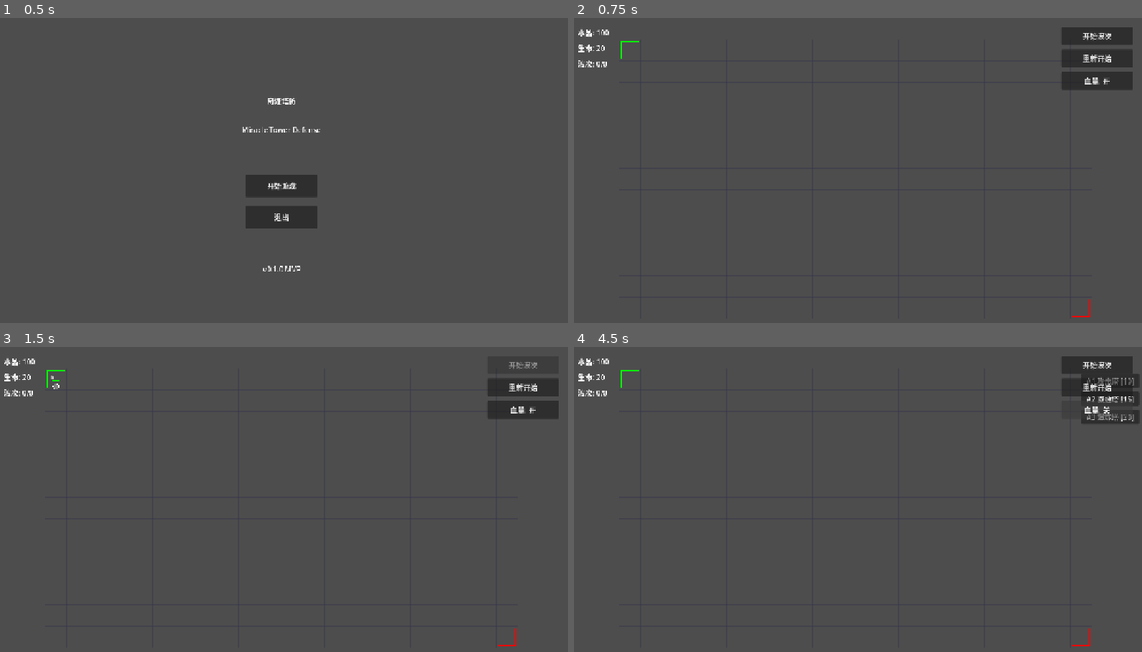
Above: before the commit, frames 1-4 (two rows, left to right).
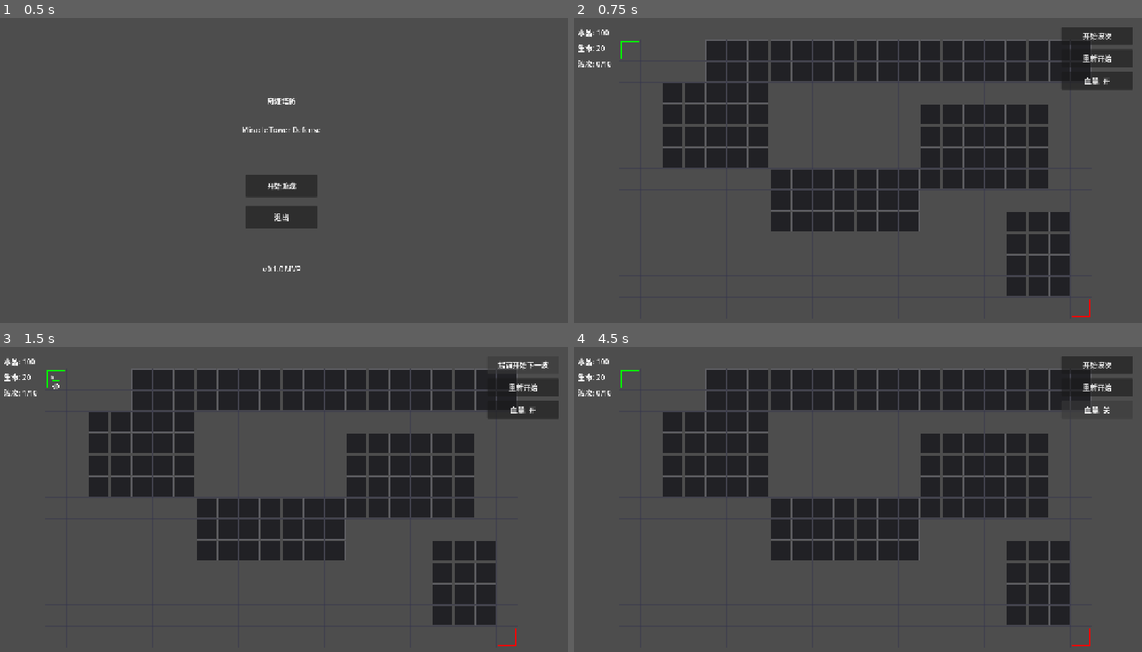
Above: after the commit, the same moments.

Repository: xrs1112/-
Game: Godot game, scene res://scenes/main_menu.tscn
The game is run twice, just before and just after one commit, with the same random seed, the same clock (stepped at 60 frames per second) and the same inputs.
Inputs:
- Up to frame 1 (0.5 s): no input
- Up to frame 2 (0.75 s): click "开始游戏" at 0.5 s
- Up to frame 3 (1.5 s): click "开始波次" at 1.25 s
- Up to frame 4 (4.5 s): click "重新开始" at 2 s; click "开始波次" at 2.75 s; click "重新开始" at 3.5 s; click "血量: 开" at 4.25 s

Frame 1 is identical in both runs. In frame 2, 24% of the frame differs, in the area x 5-91%, y 7-92%; in frame 3, 24%; in frame 4, 24%, in the area x 5-100%, y 7-92%.

Commit message:
v0.2.2: 五关封禁地图与流程修复

Diff:
--- a/scripts/bullet.gd
+++ b/scripts/bullet.gd
@@ -9,6 +9,7 @@
 var color: Color = Color.YELLOW
 
 func _ready() -> void:
+	add_to_group("bullet")
 	queue_redraw()
 
 func setup(tgt: Node2D, dmg: float, spd: float, clr: Color) -> void:
--- a/scripts/enemies/boss_entanglement.gd
+++ b/scripts/enemies/boss_entanglement.gd
@@ -23,10 +23,14 @@
 		return
 
 	var actual_damage = damage * (1.0 - armor)
-	shared_health -= actual_damage
+	shared_health = max(0.0, shared_health - actual_damage)
+	current_health = shared_health
+	queue_redraw()
 
 	if linked_boss and not linked_boss.is_dead:
 		linked_boss.shared_health = shared_health
+		linked_boss.current_health = shared_health
+		linked_boss.queue_redraw()
 		if shared_health <= 0:
 			linked_boss._check_death()
 
@@ -45,7 +49,11 @@
 	if linked_boss and not linked_boss.is_dead and linked_boss.shared_health > 0:
 		resurrecting = false
 		shared_health = max_health
+		current_health = shared_health
 		linked_boss.shared_health = shared_health
+		linked_boss.current_health = shared_health
+		queue_redraw()
+		linked_boss.queue_redraw()
 		modulate.a = 1.0
 	else:
 		die_boss()
--- a/scripts/enemies/enemy_tier.gd
+++ b/scripts/enemies/enemy_tier.gd
@@ -47,5 +47,5 @@
 
 	# 血量数字
 	if GameState.show_hp_numbers:
-		var hp_text = "%d" % max(0, ceil(current_health))
+		var hp_text = "%d" % max(0, int(ceil(current_health)))
 		draw_string(ThemeDB.fallback_font, Vector2(-10, bar_y - 3), hp_text, HORIZONTAL_ALIGNMENT_LEFT, -1, 10)
--- a/scripts/enemy.gd
+++ b/scripts/enemy.gd
@@ -169,5 +169,5 @@
 
 	# 血量数字
 	if GameState.show_hp_numbers:
-		var hp_text = "%d/%d" % [max(0, ceil(current_health)), max_health]
+		var hp_text = "%d/%d" % [max(0, int(ceil(current_health))), int(max_health)]
 		draw_string(ThemeDB.fallback_font, Vector2(-16, bar_y - 4), hp_text, HORIZONTAL_ALIGNMENT_LEFT, -1, 10)
--- a/scripts/game_grid.gd
+++ b/scripts/game_grid.gd
@@ -13,8 +13,9 @@
 static var START_CELL = Vector2i(0, 0)
 static var GOAL_CELL = Vector2i(21, 12)
 
-# 网格数据：0=空, 1=塔, 2=起点, 3=终点
+# 网格数据：0=空, 1=塔, 2=起点, 3=终点, 4=封禁区
 var grid: Array = []
+var blocked_rects: Array = []
 
 # 塔引用
 var tower_at_cell: Dictionary = {}   # Vector2i → TowerBase
@@ -36,11 +37,30 @@
 		for col in range(GRID_COLS):
 			row_data.append(0)
 		grid.append(row_data)
-	# 标记起点和终点
+
+	# 应用当前关卡封禁区：不可通过，也不可建塔。
+	for rect in blocked_rects:
+		for y in range(rect.position.y, rect.position.y + rect.size.y):
+			for x in range(rect.position.x, rect.position.x + rect.size.x):
+				var cell = Vector2i(x, y)
+				if is_valid_cell(cell):
+					grid[y][x] = 4
+
+	# 标记起点和终点。即使设计失误覆盖到封禁区，也保证入口/出口可用。
 	grid[START_CELL.y][START_CELL.x] = 2
 	grid[GOAL_CELL.y][GOAL_CELL.x] = 3
 
+func load_map(new_blocked_rects: Array) -> void:
+	blocked_rects = new_blocked_rects
+	tower_at_cell.clear()
+	_init_grid()
+	grid_changed.emit()
+	queue_redraw()
+
 func _draw() -> void:
+	if grid.is_empty():
+		return
+
 	# 绘制网格线
 	for row in range(GRID_ROWS + 1):
 		var y = GRID_OFFSET.y + row * CELL_SIZE
@@ -49,6 +69,14 @@
 		var x = GRID_OFFSET.x + col * CELL_SIZE
 		draw_line(Vector2(x, GRID_OFFSET.y), Vector2(x, GRID_OFFSET.y + GRID_ROWS * CELL_SIZE), Color(0.2, 0.2, 0.3, 0.4), 1.0)
 
+	# 绘制封禁区
+	for row in range(GRID_ROWS):
+		for col in range(GRID_COLS):
+			if grid[row][col] == 4:
+				var pos = cell_to_world(Vector2i(col, row))
+				draw_rect(Rect2(pos - Vector2(22, 22), Vector2(44, 44)), Color(0.08, 0.08, 0.1, 0.78))
+				draw_rect(Rect2(pos - Vector2(22, 22), Vector2(44, 44)), Color(0.45, 0.45, 0.5, 0.45), false, 1.0)
+
 	# 绘制起点和终点
 	var start_pos = cell_to_world(START_CELL)
 	var goal_pos = cell_to_world(GOAL_CELL)
@@ -65,9 +93,9 @@
 
 func world_to_cell(world_pos: Vector2) -> Vector2i:
 	var local = world_pos - GRID_OFFSET
-	var col = int(local.x / CELL_SIZE)
-	var row = int(local.y / CELL_SIZE)
-	return Vector2i(clampi(col, 0, GRID_COLS - 1), clampi(row, 0, GRID_ROWS - 1))
+	var col = floori(local.x / CELL_SIZE)
+	var row = floori(local.y / CELL_SIZE)
+	return Vector2i(col, row)
 
 func cell_to_world(cell: Vector2i) -> Vector2:
 	return GRID_OFFSET + Vector2(cell.x * CELL_SIZE + CELL_SIZE / 2, cell.y * CELL_SIZE + CELL_SIZE / 2)
@@ -103,6 +131,7 @@
 		return false
 
 	tower_at_cell[cell] = tower
+	tower_placed.emit(cell, tower)
 	grid_changed.emit()
 	queue_redraw()
 	return true
@@ -120,6 +149,11 @@
 # === A* 寻路 ===
 
 func find_path(from_cell: Vector2i, to_cell: Vector2i) -> Array[Vector2i]:
+	if not is_valid_cell(from_cell) or not is_valid_cell(to_cell):
+		return []
+	if not is_cell_walkable(from_cell) or not is_cell_walkable(to_cell):
+		return []
+
 	# A* 算法
 	var open_set = [from_cell]
 	var came_from: Dictionary = {}
--- a/scripts/game_manager.gd
+++ b/scripts/game_manager.gd
@@ -23,47 +23,60 @@
 # 状态
 var selected_tower_type: String = ""
 var selected_tower: TowerBase = null
-
-# 波次数据（15波，5个层级递进）
+var next_level_btn: Button = null
+
+# 波次数据（10波，5个层级递进）
 var level_1_waves = [
-	# 波 1-3: T1 基础
 	[{"path": "res://scripts/enemies/enemy_tier.gd", "count": 6,  "interval": 1.5, "tier": 1}],
 	[{"path": "res://scripts/enemies/enemy_tier.gd", "count": 8,  "interval": 1.3, "tier": 1}],
-	[{"path": "res://scripts/enemies/enemy_tier.gd", "count": 10, "interval": 1.2, "tier": 1}],
-	# 波 4-6: T1+T2 混搭
-	[{"path": "res://scripts/enemies/enemy_tier.gd", "count": 6,  "interval": 1.2, "tier": 1},
+	[{"path": "res://scripts/enemies/enemy_tier.gd", "count": 5,  "interval": 1.2, "tier": 1},
 	 {"path": "res://scripts/enemies/enemy_tier.gd", "count": 3,  "interval": 2.0, "tier": 2}],
-	[{"path": "res://scripts/enemies/enemy_tier.gd", "count": 5,  "interval": 1.0, "tier": 1},
-	 {"path": "res://scripts/enemies/enemy_tier.gd", "count": 5,  "interval": 1.5, "tier": 2}],
 	[{"path": "res://scripts/enemies/enemy_tier.gd", "count": 8,  "interval": 1.0, "tier": 2}],
-	# 波 7-9: T2+T3 混搭
 	[{"path": "res://scripts/enemies/enemy_tier.gd", "count": 5,  "interval": 1.2, "tier": 2},
 	 {"path": "res://scripts/enemies/enemy_tier.gd", "count": 3,  "interval": 2.0, "tier": 3}],
-	[{"path": "res://scripts/enemies/enemy_tier.gd", "count": 4,  "interval": 1.0, "tier": 2},
-	 {"path": "res://scripts/enemies/enemy_tier.gd", "count": 4,  "interval": 1.5, "tier": 3}],
 	[{"path": "res://scripts/enemies/enemy_tier.gd", "count": 6,  "interval": 1.3, "tier": 3}],
-	# 波 10-12: T3+T4 混搭
 	[{"path": "res://scripts/enemies/enemy_tier.gd", "count": 4,  "interval": 1.2, "tier": 3},
 	 {"path": "res://scripts/enemies/enemy_tier.gd", "count": 2,  "interval": 2.5, "tier": 4}],
-	[{"path": "res://scripts/enemies/enemy_tier.gd", "count": 3,  "interval": 1.0, "tier": 3},
-	 {"path": "res://scripts/enemies/enemy_tier.gd", "count": 3,  "interval": 1.5, "tier": 4}],
 	[{"path": "res://scripts/enemies/enemy_tier.gd", "count": 4,  "interval": 1.3, "tier": 4}],
-	# 波 13-14: T4+T5 混搭
 	[{"path": "res://scripts/enemies/enemy_tier.gd", "count": 3,  "interval": 1.2, "tier": 4},
 	 {"path": "res://scripts/enemies/enemy_tier.gd", "count": 2,  "interval": 2.5, "tier": 5}],
-	[{"path": "res://scripts/enemies/enemy_tier.gd", "count": 2,  "interval": 1.0, "tier": 4},
-	 {"path": "res://scripts/enemies/enemy_tier.gd", "count": 3,  "interval": 2.0, "tier": 5}],
-	# 波 15: T5 Boss 波
-	[{"path": "res://scripts/enemies/enemy_tier.gd", "count": 5,  "interval": 2.0, "tier": 5}],
+	[{"path": "res://scripts/enemies/enemy_tier.gd", "count": 4,  "interval": 2.0, "tier": 5}],
 ]
 
+# 5 个关卡地图：blocked_rects 中的矩形格子为封禁区，不可通过、不可建塔。
+# 坐标基于 22×13 网格，入口固定 (0,0)，出口固定 (21,12)。
+var level_maps = [
+	{
+		"name": "第1关：裂谷回廊",
+		"blocked_rects": [Rect2i(4, 0, 18, 2), Rect2i(2, 2, 5, 4), Rect2i(7, 6, 7, 3), Rect2i(14, 3, 6, 4), Rect2i(18, 8, 3, 4)],
+	},
+	{
+		"name": "第2关：双门石阵",
+		"blocked_rects": [Rect2i(3, 0, 2, 5), Rect2i(7, 3, 3, 7), Rect2i(13, 0, 3, 5), Rect2i(16, 7, 3, 5), Rect2i(1, 8, 5, 2), Rect2i(10, 10, 4, 2)],
+	},
+	{
+		"name": "第3关：环形祭坛",
+		"blocked_rects": [Rect2i(5, 2, 3, 3), Rect2i(9, 2, 4, 2), Rect2i(14, 2, 3, 3), Rect2i(5, 7, 3, 3), Rect2i(10, 6, 3, 3), Rect2i(15, 7, 3, 3), Rect2i(2, 4, 2, 5), Rect2i(19, 4, 2, 5)],
+	},
+	{
+		"name": "第4关：峡谷断层",
+		"blocked_rects": [Rect2i(3, 1, 6, 2), Rect2i(6, 4, 6, 2), Rect2i(9, 7, 6, 2), Rect2i(12, 10, 6, 2), Rect2i(15, 2, 2, 5), Rect2i(1, 7, 4, 2)],
+	},
+	{
+		"name": "第5关：终末迷阵",
+		"blocked_rects": [Rect2i(2, 1, 4, 3), Rect2i(7, 0, 3, 5), Rect2i(11, 2, 5, 2), Rect2i(17, 1, 3, 4), Rect2i(3, 6, 5, 2), Rect2i(9, 5, 3, 5), Rect2i(13, 8, 5, 2), Rect2i(18, 6, 2, 5), Rect2i(5, 10, 3, 2)],
+	},
+]
+
 func _ready() -> void:
-	GameState.reset()
+	if GameState.current_level < 1 or GameState.current_level > level_maps.size():
+		GameState.current_level = 1
 	_setup_ui_connections()
 	_setup_signals()
-	wave_manager.load_wave_data(level_1_waves)
+	_start_current_level()
 
 func _setup_ui_connections() -> void:
+	_ensure_next_level_button()
 	$UI/StartWaveBtn.pressed.connect(_on_start_wave)
 	$UI/RestartBtn.pressed.connect(_on_restart)
 	$UI/HPBtn.pressed.connect(_on_toggle_hp)
@@ -72,12 +85,60 @@
 	$UI/BuildMenu/BtnQuarkTrap.pressed.connect(func(): _on_tower_selected("quark_trap"))
 	$UI/TowerMenu/BtnUpgrade.pressed.connect(_on_upgrade_tower)
 	$UI/TowerMenu/BtnSell.pressed.connect(_on_sell_tower)
+	next_level_btn.pressed.connect(_on_next_level)
+
+func _ensure_next_level_button() -> void:
+	next_level_btn = $UI.get_node_or_null("NextLevelBtn") as Button
+	if next_level_btn:
+		return
+	next_level_btn = Button.new()
+	next_level_btn.name = "NextLevelBtn"
+	next_level_btn.visible = false
+	next_level_btn.text = "挑战下一关"
+	next_level_btn.offset_left = 560
+	next_level_btn.offset_top = 430
+	next_level_btn.offset_right = 720
+	next_level_btn.offset_bottom = 475
+	$UI.add_child(next_level_btn)
 
 func _setup_signals() -> void:
 	GameState.game_won.connect(_on_victory)
 	GameState.game_lost.connect(_on_defeat)
-	wave_manager.all_waves_finished.connect(_on_all_waves_done)
+	wave_manager.all_waves_finished_signal.connect(_on_all_waves_done)
 	wave_manager.wave_ready.connect(_on_wave_ready)
+	wave_manager.countdown_changed.connect(_on_countdown_changed)
+
+func _start_current_level() -> void:
+	GameState.reset()
+	_clear_level_runtime()
+	_setup_map_for_current_level()
+	wave_manager.load_wave_data(level_1_waves)
+
+	victory_label.visible = false
+	defeat_label.visible = false
+	next_level_btn.visible = false
+	$UI/StartWaveBtn.disabled = false
+	$UI/StartWaveBtn.text = "开始波次"
+	$UI/HPBtn.text = "血量: " + ("开" if GameState.show_hp_numbers else "关")
+
+func _setup_map_for_current_level() -> void:
+	var map_index = clampi(GameState.current_level - 1, 0, level_maps.size() - 1)
+	GameState.current_level = map_index + 1
+	var map_data = level_maps[map_index]
+	grid_map.load_map(map_data["blocked_rects"])
+	victory_label.text = "%s 通过！" % map_data["name"]
+
+func _clear_level_runtime() -> void:
+	_cancel_all()
+	for enemy in get_tree().get_nodes_in_group("enemy"):
+		if is_instance_valid(enemy):
+			enemy.queue_free()
+	for bullet in get_tree().get_nodes_in_group("bullet"):
+		if is_instance_valid(bullet):
+			bullet.queue_free()
+	for tower in grid_map.tower_at_cell.values():
+		if is_instance_valid(tower):
+			tower.queue_free()
 
 func _input(event: InputEvent) -> void:
 	if GameState.game_over:
@@ -92,7 +153,7 @@
 		_cancel_all()
 
 func _is_mouse_over_ui(mouse_pos: Vector2) -> bool:
-	var ui_nodes = [$UI/StartWaveBtn, $UI/BuildMenu, $UI/TowerMenu]
+	var ui_nodes = [$UI/StartWaveBtn, $UI/BuildMenu, $UI/TowerMenu, next_level_btn]
 	for node in ui_nodes:
 		if node and node is Control and node.visible:
 			if node.get_global_rect().has_point(mouse_pos):
@@ -174,9 +235,8 @@
 
 func _on_upgrade_tower() -> void:
 	if selected_tower and selected_tower.level < 3:
-		var cost = selected_tower.get_upgrade_cost()
-		if GameState.spend_crystals(cost):
-			selected_tower.upgrade()
+		# TowerBase.upgrade() 内部负责扣费，避免重复扣水晶。
+		selected_tower.upgrade()
 	_cancel_all()
 
 func _on_sell_tower() -> void:
@@ -201,10 +261,10 @@
 			enemy.recalculate_path()
 
 func _on_start_wave() -> void:
-	if GameState.wave_active or GameState.game_over:
-		return
-	$UI/StartWaveBtn.disabled = true
+	if GameState.game_over:
+		return
 	wave_manager.start_wave()
+	$UI/StartWaveBtn.text = "提前开始下一波"
 
 func _on_restart() -> void:
 	get_tree().reload_current_scene()
@@ -217,13 +277,30 @@
 		enemy.queue_redraw()
 
 func _on_all_waves_done() -> void:
-	$UI/StartWaveBtn.text = "全部完成"
-	$UI/StartWaveBtn.text = "全部完成"
+	$UI/StartWaveBtn.disabled = true
+	if GameState.current_level < level_maps.size():
+		$UI/StartWaveBtn.text = "本关完成"
+		next_level_btn.text = "挑战第%d关" % (GameState.current_level + 1)
+		next_level_btn.visible = true
+	else:
+		$UI/StartWaveBtn.text = "全部完成"
+		victory_label.text = "5个关卡全部完成！"
+		next_level_btn.visible = false
+	GameState.trigger_game_over(true)
+
+func _on_next_level() -> void:
+	if GameState.current_level >= level_maps.size():
+		return
+	GameState.current_level += 1
+	_start_current_level()
 
 func _on_wave_ready() -> void:
 	$UI/StartWaveBtn.disabled = false
 	$UI/StartWaveBtn.text = "开始波次"
 
+func _on_countdown_changed(remaining: float) -> void:
+	$UI/StartWaveBtn.text = "下波 %ds" % int(ceil(max(remaining, 0.0)))
+
 func _on_victory() -> void:
 	victory_label.visible = true
 
--- a/scripts/game_state.gd
+++ b/scripts/game_state.gd
@@ -36,6 +36,12 @@
 	wave_active = false
 	game_paused = false
 	game_over = false
+	show_hp_numbers = true
+
+	# 场景重载时 HUD 子节点会先于 GameManager _ready，重置后必须主动刷新 UI。
+	crystals_changed.emit(crystals)
+	lives_changed.emit(lives)
+	wave_changed.emit(current_wave)
 
 func add_crystals(amount: int) -> void:
 	crystals += amount
@@ -49,10 +55,9 @@
 	return false
 
 func lose_life(amount: int = 1) -> void:
-	lives -= amount
+	lives = max(0, lives - amount)
 	lives_changed.emit(lives)
 	if lives <= 0:
-		lives = 0
 		trigger_game_over(false)
 
 func trigger_game_over(won: bool) -> void:
--- a/scripts/hud.gd
+++ b/scripts/hud.gd
@@ -11,6 +11,7 @@
 
 	update_crystals(GameState.crystals)
 	update_lives(GameState.lives)
+	update_wave(GameState.current_wave)
 	GameState.crystals_changed.connect(update_crystals)
 	GameState.lives_changed.connect(update_lives)
 	GameState.wave_changed.connect(update_wave)
--- a/scripts/map_debug.gd
+++ b/scripts/map_debug.gd
@@ -1,80 +1,48 @@
-# MapDebug - 地图调试可视化
-# 绘制路径线、建造位标记、敌人移动轨迹
+# MapDebug - 网格地图调试可视化
+# 兼容当前 GameGrid/A* 系统：绘制敌人当前路径和可建造格。
 extends Node2D
 
-var enemy_path: Path2D
-var build_positions: Array[Vector2] = []
+@export var draw_enemy_paths: bool = true
+@export var draw_buildable_cells: bool = false
+
+var grid_map: GameGrid = null
 
 func _ready() -> void:
-	# 延迟一帧确保曲线已生成
 	await get_tree().process_frame
-	_setup_references()
+	grid_map = get_tree().get_first_node_in_group("grid_map") as GameGrid
 	queue_redraw()
-
-func _setup_references() -> void:
-	enemy_path = get_node_or_null("../EnemyPath")
-	var markers = get_tree().get_nodes_in_group("build_position")
-	for marker in markers:
-		if marker is Node2D:
-			build_positions.append(marker.position)
 
 func _process(_delta: float) -> void:
 	queue_redraw()
 
 func _draw() -> void:
-	_draw_path()
-	_draw_build_positions()
-	_draw_enemies()
+	if not grid_map:
+		return
+	if draw_buildable_cells:
+		_draw_buildable_cells()
+	if draw_enemy_paths:
+		_draw_enemy_paths()
 
-func _draw_path() -> void:
-	if not enemy_path or not enemy_path.curve:
-		return
-	var curve = enemy_path.curve
-	if curve.point_count < 2:
+func _draw_buildable_cells() -> void:
+	for row in range(GameGrid.GRID_ROWS):
+		for col in range(GameGrid.GRID_COLS):
+			var cell = Vector2i(col, row)
+			if grid_map.is_cell_empty(cell):
+				var pos = to_local(grid_map.cell_to_world(cell))
+				draw_rect(Rect2(pos - Vector2(20, 20), Vector2(40, 40)), Color(0.2, 0.8, 0.2, 0.12))
+
+func _draw_enemy_paths() -> void:
+	for enemy in get_tree().get_nodes_in_group("enemy"):
+		if enemy is EnemyBase and not enemy.is_dead:
+			_draw_single_enemy_path(enemy)
+
+func _draw_single_enemy_path(enemy: EnemyBase) -> void:
+	if enemy.path.is_empty() or enemy.path_index >= enemy.path.size():
 		return
 
-	# 绘制路径线（灰色虚线）
-	var points = curve.get_baked_points()
-	if points.size() < 2:
-		return
-
-	for i in range(points.size() - 1):
-		draw_line(points[i], points[i + 1], Color(0.5, 0.5, 0.5, 0.6), 2.0, true)
-
-	# 绘制路径节点（小圆点）
-	for i in range(curve.point_count):
-		var pt = curve.get_point_position(i)
-		draw_circle(pt, 5, Color(0.3, 0.8, 1.0, 0.8))
-
-	# 起点和终点标记
-	if curve.point_count >= 2:
-		var start = curve.get_point_position(0)
-		var end = curve.get_point_position(curve.point_count - 1)
-		draw_circle(start, 10, Color.GREEN, false, 2.0)
-		draw_circle(end, 10, Color.RED, false, 2.0)
-		draw_string(ThemeDB.fallback_font, start + Vector2(12, -4), "起点")
-		draw_string(ThemeDB.fallback_font, end + Vector2(12, -4), "终点")
-
-func _draw_build_positions() -> void:
-	for pos in build_positions:
-		draw_circle(pos, 18, Color(0.2, 0.7, 0.2, 0.3))
-		draw_circle(pos, 18, Color(0.3, 0.9, 0.3, 0.6), false, 1.5)
-		draw_circle(pos, 3, Color.WHITE, false, 1.0)
-
-func _draw_enemies() -> void:
-	if not enemy_path:
-		return
-	for child in enemy_path.get_children():
-		if child is EnemyBase and not child.is_dead:
-			var pos = child.global_position
-			var color = Color.RED
-			if child.enemy_name == "虚粒子":
-				color = Color(0.6, 0.3, 1.0, 0.8)
-			elif child.enemy_name == "自由电子":
-				color = Color(0.3, 0.8, 1.0, 0.9)
-			elif child.enemy_name == "质子团":
-				color = Color(1.0, 0.6, 0.2, 0.8)
-			elif child.enemy_name == "量子纠缠对":
-				color = Color(1.0, 0.2, 0.2, 0.9)
-			draw_circle(pos, 10, color)
-			draw_circle(pos, 10, color, false, 2.0)
+	var prev = to_local(enemy.global_position)
+	for i in range(enemy.path_index, enemy.path.size()):
+		var next = to_local(grid_map.cell_to_world(enemy.path[i]))
+		draw_line(prev, next, Color(0.1, 0.8, 1.0, 0.55), 2.0)
+		draw_circle(next, 3.0, Color(0.1, 0.8, 1.0, 0.75))
+		prev = next
--- a/scripts/tower.gd
+++ b/scripts/tower.gd
@@ -23,6 +23,7 @@
 var grid_cell: Vector2i = Vector2i(-1, -1)
 var tower_color: Color = Color.WHITE
 var total_invested: int = 0  # 累计投入（建造+升级费用）
+var range_visible: bool = false
 
 # 信号
 signal tower_upgraded(tower: TowerBase)
@@ -116,17 +117,19 @@
 	return int(total_invested * pct)
 
 func show_range() -> void:
+	range_visible = true
 	queue_redraw()
 
 func hide_range() -> void:
+	range_visible = false
 	queue_redraw()
 
 func _refresh_visual() -> void:
 	_setup_visual()
 
 func _draw() -> void:
-	# 绘制攻击范围圆
-	if placed:
+	# 只在选中塔时绘制攻击范围圆
+	if placed and range_visible:
 		draw_circle(Vector2.ZERO, attack_range, Color(1.0, 1.0, 1.0, 0.1), false, 1.0)
 
 	# 绘制方向指示
--- a/scripts/wave_manager.gd
+++ b/scripts/wave_manager.gd
@@ -1,144 +1,128 @@
-# WaveManager v2 - 波次管理器 (网格版)
-# 敌人在起点生成，不再使用 Path2D
-
+# WaveManager v3 - 支持多波同时进行
 class_name WaveManager
 extends Node
 
 var wave_data: Array = []
-var current_wave_index: int = 0
-var enemies_to_spawn: int = 0
-var spawn_interval: float = 1.0
-var spawn_timer: float = 0.0
-var wave_delay: float = 5.0
-var wave_delay_timer: float = 0.0
-var is_wave_active: bool = false
-var is_spawning: bool = false
-var all_waves_complete: bool = false
+var next_spawn_index: int = 0     # 下一波要生成的索引
+var completed_waves: int = 0      # 已完成的波次
+var active_spawns: Array = []     # 活跃的生成队列
 
-var spawn_queue: Array = []
-var current_spawn_entry: Dictionary = {}
-var current_spawn_count: int = 0
+var wave_delay: float = 60.0
+var countdown_timer: float = 0.0
+var is_countdown: bool = false
+var all_waves_finished: bool = false
 
 @export var enemy_container: NodePath
-@export var spawn_world_pos: Vector2 = Vector2(136, 72)  # 起点世界坐标
+@export var spawn_world_pos: Vector2 = Vector2(136, 72)
 
 signal wave_started(wave_index: int)
 signal wave_completed(wave_index: int)
-signal all_waves_finished()
+signal all_waves_finished_signal()
 signal wave_ready()
+signal countdown_changed(remaining: float)
 
 func _ready() -> void:
-	wave_delay_timer = wave_delay
+	pass
 
 func _process(delta: float) -> void:
 	if GameState.game_over or GameState.game_paused:
 		return
-	if all_waves_complete:
+	if all_waves_finished:
 		return
 
-	if not is_wave_active:
-		return  # 等待手动点击「开始波次」
+	# 处理倒计时
+	if is_countdown:
+		countdown_timer -= delta
+		countdown_changed.emit(max(countdown_timer, 0.0))
+		if countdown_timer <= 0:
+			is_countdown = false
+			start_wave()
+		return
 
-	if is_spawning:
-		spawn_timer -= delta
-		if spawn_timer <= 0:
-			_spawn_one_enemy()
-			spawn_timer = current_spawn_entry.get("interval", 1.0)
+	# 处理活跃生成队列
+	for spawn in active_spawns:
+		spawn["timer"] -= delta
+		if spawn["timer"] <= 0 and spawn["remaining"] > 0:
+			_spawn_one(spawn)
+			spawn["timer"] = spawn["interval"]
 
-	# 当前波次生成完毕 + 场上敌人清空 → 波次结束
-	if not is_spawning and current_wave_index > 0 and _all_enemies_cleared():
-		_end_current_wave()
+	# 清理已完成的队列
+	active_spawns = active_spawns.filter(func(s): return s["remaining"] > 0)
 
-func _end_current_wave() -> void:
-	is_wave_active = false
-	GameState.wave_active = false
-	wave_completed.emit(current_wave_index - 1)
-
-	# 检查是否所有波次完成
-	if current_wave_index >= wave_data.size():
-		all_waves_complete = true
-		all_waves_finished.emit()
-	else:
-		# 恢复按钮，等待下一波
-		wave_ready.emit()
+	# 所有队列空 + 场上无敌方 → 已启动波次完成
+	if active_spawns.is_empty() and _all_enemies_cleared():
+		if completed_waves < next_spawn_index:
+			while completed_waves < next_spawn_index:
+				completed_waves += 1
+				wave_completed.emit(completed_waves)
+			_check_done()
 
 func load_wave_data(data: Array) -> void:
 	wave_data = data
 	GameState.total_waves = wave_data.size()
-	current_wave_index = 0
-	wave_delay_timer = 3.0
+	GameState.current_wave = 0
+	GameState.wave_active = false
+	next_spawn_index = 0
+	completed_waves = 0
+	active_spawns.clear()
+	is_countdown = false
+	all_waves_finished = false
+	GameState.wave_changed.emit(GameState.current_wave)
 
 func start_wave() -> void:
-	_start_next_wave()
-
-func _start_next_wave() -> void:
-	if current_wave_index >= wave_data.size():
-		all_waves_complete = true
-		all_waves_finished.emit()
+	if next_spawn_index >= wave_data.size():
 		return
 
-	is_wave_active = true
-	GameState.current_wave = current_wave_index + 1
+	is_countdown = false
+	countdown_timer = 0
+
+	var groups = wave_data[next_spawn_index]
+	for g in groups:
+		active_spawns.append({
+			"script": g["path"],
+			"interval": g["interval"],
+			"timer": 0.0,
+			"remaining": g["count"],
+			"tier": g.get("tier", 1),
+		})
+
+	GameState.current_wave = next_spawn_index + 1
 	GameState.wave_active = true
-	wave_started.emit(current_wave_index)
+	GameState.wave_changed.emit(GameState.current_wave)
+	wave_started.emit(next_spawn_index)
+	next_spawn_index += 1
 
-	var wave_entry = wave_data[current_wave_index]
-	spawn_queue.clear()
-	for group in wave_entry:
-		spawn_queue.append({
-			"path": group["path"],
-			"count": group["count"],
-			"interval": group["interval"],
-			"tier": group.get("tier", 1)
-		})
-	_advance_spawn_queue()
-
-func _advance_spawn_queue() -> void:
-	if spawn_queue.is_empty():
-		is_spawning = false
-		return
-	current_spawn_entry = spawn_queue.pop_front()
-	current_spawn_count = 0
-	spawn_timer = 0.0
-	is_spawning = true
-
-func _spawn_one_enemy() -> void:
-	if current_spawn_count >= current_spawn_entry.get("count", 0):
-		_advance_spawn_queue()
-		if not is_spawning:
-			return
-		spawn_timer = current_spawn_entry.get("interval", 1.0)
-		return
-
-	var script_path = current_spawn_entry["path"]
-	var enemy_script = load(script_path)
-	if not enemy_script:
-		push_error("无法加载: " + script_path)
+func _spawn_one(spawn: Dictionary) -> void:
+	var script = load(spawn["script"])
+	if not script:
+		push_error("无法加载敌人脚本: " + str(spawn["script"]))
+		spawn["remaining"] = 0
 		return
 
 	var enemy = Node2D.new()
-	enemy.set_script(enemy_script)
+	enemy.set_script(script)
 	if not enemy is EnemyBase:
+		push_error("敌人脚本不是 EnemyBase: " + str(spawn["script"]))
 		enemy.queue_free()
+		spawn["remaining"] = 0
 		return
 
-	# 设置层级
-	if "tier" in current_spawn_entry:
-		enemy.set("tier", current_spawn_entry["tier"])
+	if "tier" in spawn:
+		enemy.set("tier", spawn["tier"])
 
-	# 设置位置到起点
 	enemy.global_position = spawn_world_pos
 	enemy.add_to_group("enemy")
 
-	# 获取 GameGrid 并初始化寻路
 	var grid_map = get_tree().get_first_node_in_group("grid_map")
-	if grid_map and "find_path" in grid_map:
+	if grid_map and grid_map.has_method("find_path"):
 		enemy.setup(grid_map)
 
-	var parent = get_node(enemy_container) if enemy_container else get_parent()
+	var parent = get_node_or_null(enemy_container) if not enemy_container.is_empty() else get_parent()
+	if parent == null:
+		parent = get_parent()
 	parent.add_child(enemy)
 
-	current_spawn_count += 1
+	spawn["remaining"] -= 1
 
 func _all_enemies_cleared() -> bool:
 	for enemy in get_tree().get_nodes_in_group("enemy"):
@@ -146,9 +130,14 @@
 			return false
 	return true
 
-func get_enemies_remaining() -> int:
-	var count = 0
-	for enemy in get_tree().get_nodes_in_group("enemy"):
-		if enemy is EnemyBase and not enemy.is_dead:
-			count += 1
-	return count
+func _check_done() -> void:
+	GameState.wave_active = false
+	if next_spawn_index >= wave_data.size() and completed_waves >= wave_data.size():
+		all_waves_finished = true
+		all_waves_finished_signal.emit()
+	elif completed_waves >= next_spawn_index - 1 and active_spawns.is_empty():
+		# 当前波完成，开始倒计时；玩家可点击按钮提前开始下一波。
+		is_countdown = true
+		countdown_timer = wave_delay
+		countdown_changed.emit(countdown_timer)
+		wave_ready.emit()
Not shown, changed: docs/奇迹塔防_游戏策划案.md
